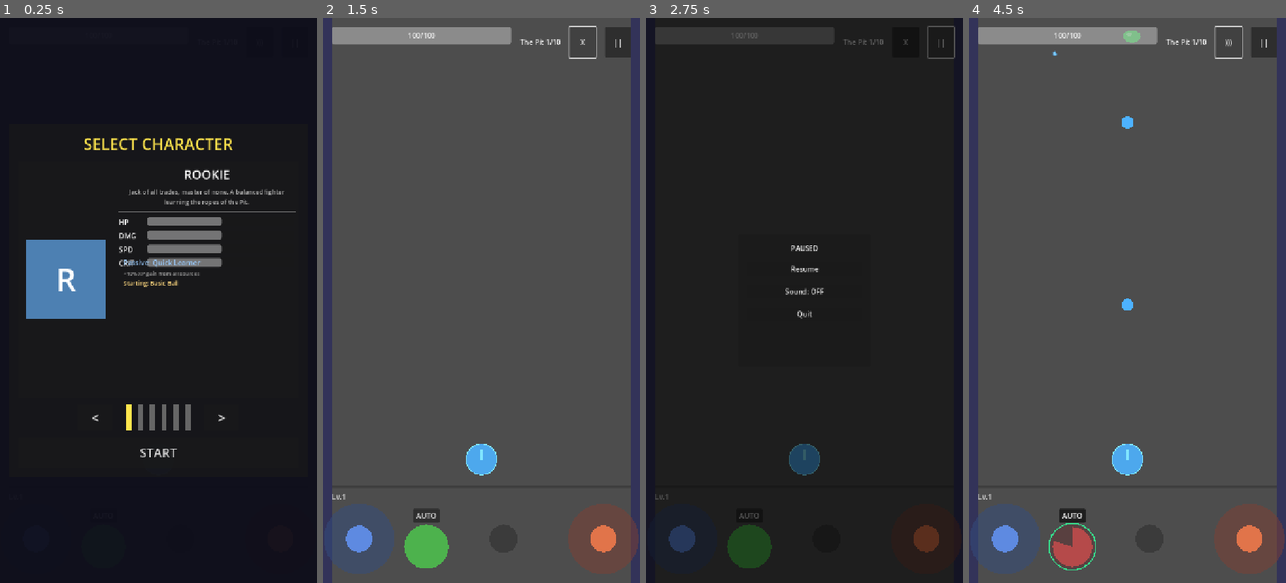
Above: before the commit, frames 1-4 (left to right).
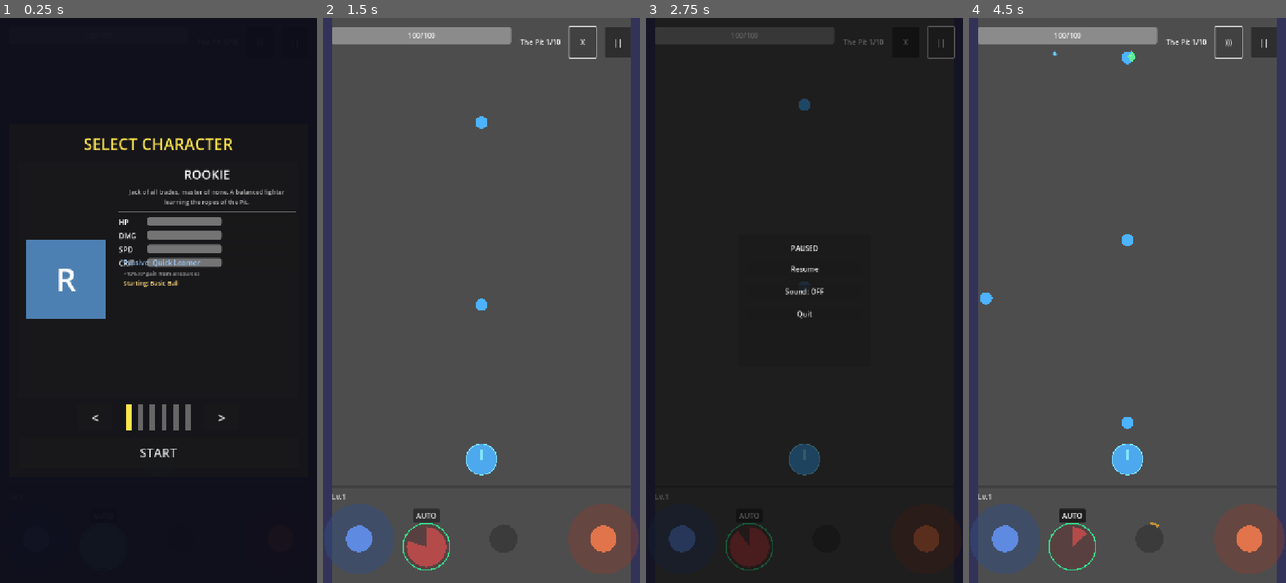
Above: after the commit, the same moments.

Repository: Randroids-Dojo/GoPit
Game: Godot game, scene res://scenes/game.tscn
Same seed, same stepped clock (60 frames per second), same inputs: the game is played once before the commit and once after it.
Inputs:
- Up to frame 1 (0.25 s): no input
- Up to frame 2 (1.5 s): click "START" at 0.5 s; click ")))" at 1.25 s
- Up to frame 3 (2.75 s): click "||" at 2 s
- Up to frame 4 (4.5 s): click "Resume" at 2.75 s; click "AUTO" at 3.5 s; click "X" at 4.25 s

The runs differ from the first frame. In frame 2, 1.1% of the frame differs, in the area x 25-52%, y 17-98%; in frame 3, 1.0%; in frame 4, 1.0%.

Commit message:
Make autofire default ON
Change autofire default from OFF to ON for smoother gameplay,
matching BallxPit's design where autofire is the primary mode.
Players can still toggle it off via the AUTO button.

Update tests to reflect new default behavior.

Diff:
--- a/scripts/input/fire_button.gd
+++ b/scripts/input/fire_button.gd
@@ -16,7 +16,7 @@
 
 var is_ready: bool = true
 var cooldown_timer: float = 0.0
-var autofire_enabled: bool = false
+var autofire_enabled: bool = true  # Default ON for smoother gameplay
 var _shake_tween: Tween
 
 
Not shown, changed: tests/test_autofire.py
